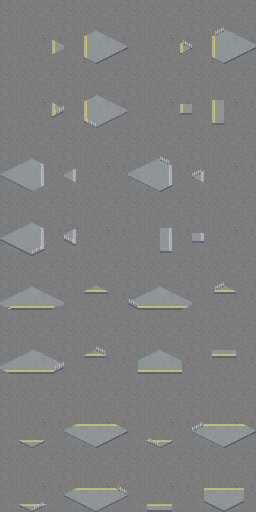
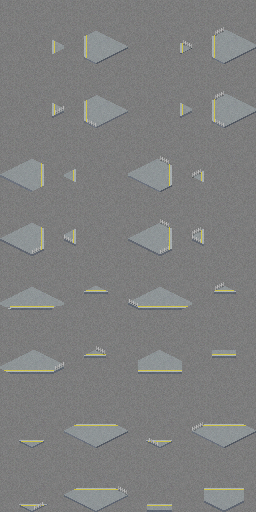
Revision of a layered 256 x 512 image; what changed, layer by layer:
added group "レイヤーグループ #4" with 6 layers in group "Fences コピー" over [128, 219, 201, 254]
added layer "貼り付けられたレイヤー #27" in group "レイヤーグループ #4" over [192, 235, 201, 243]
added layer "貼り付けられたレイヤー #28" in group "レイヤーグループ #4" over [192, 227, 201, 236]
added layer "貼り付けられたレイヤー #26" in group "レイヤーグループ #4" over [160, 219, 169, 228]
added layer "貼り付けられたレイヤー #25" in group "レイヤーグループ #4" over [160, 246, 169, 254]
added group "レイヤーグループ #2" with 4 layers in group "Fences コピー" over [180, 91, 224, 127]
added layer "貼り付けられたレイヤー #24" in group "レイヤーグループ #2" over [215, 91, 224, 100]
added layer "貼り付けられたレイヤー #23" in group "レイヤーグループ #2" over [215, 119, 224, 127]
added group "レイヤーグループ #1" with 4 layers in group "Fences コピー" over [180, 91, 224, 128]
removed group "[31]" (in "レイヤーグループ" › "Homes" › "Side" › "Left") (2 layers) from group "Left" over [192, 227, 204, 243]
removed layer "[31x]" from group "[31]" over [192, 233, 204, 243]
added layer "[31]" (in "レイヤーグループ" › "Homes" › "Side" › "Left") in group "Left" over [192, 229, 204, 246]
painted on "[30]" over [128, 223, 172, 256]
added layer "[23] #1" in group "Right" over [212, 94, 256, 128]
hid "[23]" over [212, 119, 224, 125]
painted on "[22]" over [180, 103, 192, 118]
